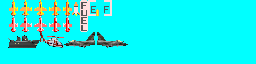
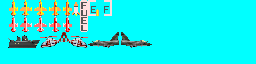
The second 256 × 64 image is a revision of the first. Changes to its layers:
painted on "Foreground" over [40, 32, 152, 48]
